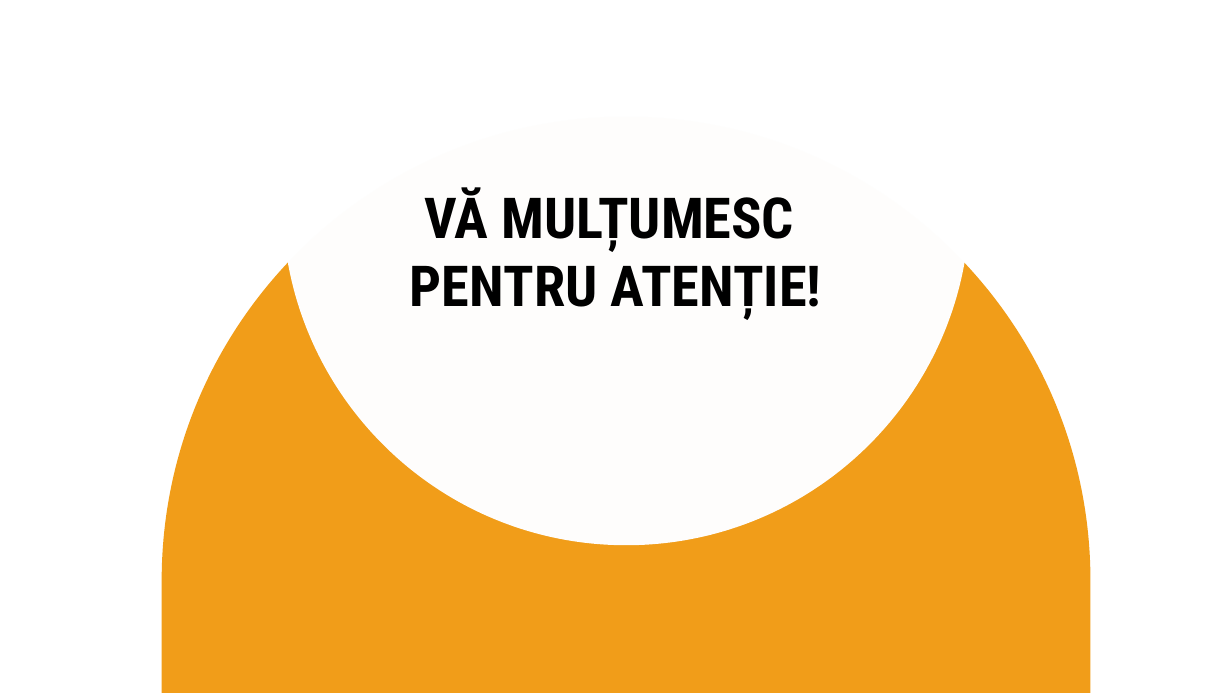
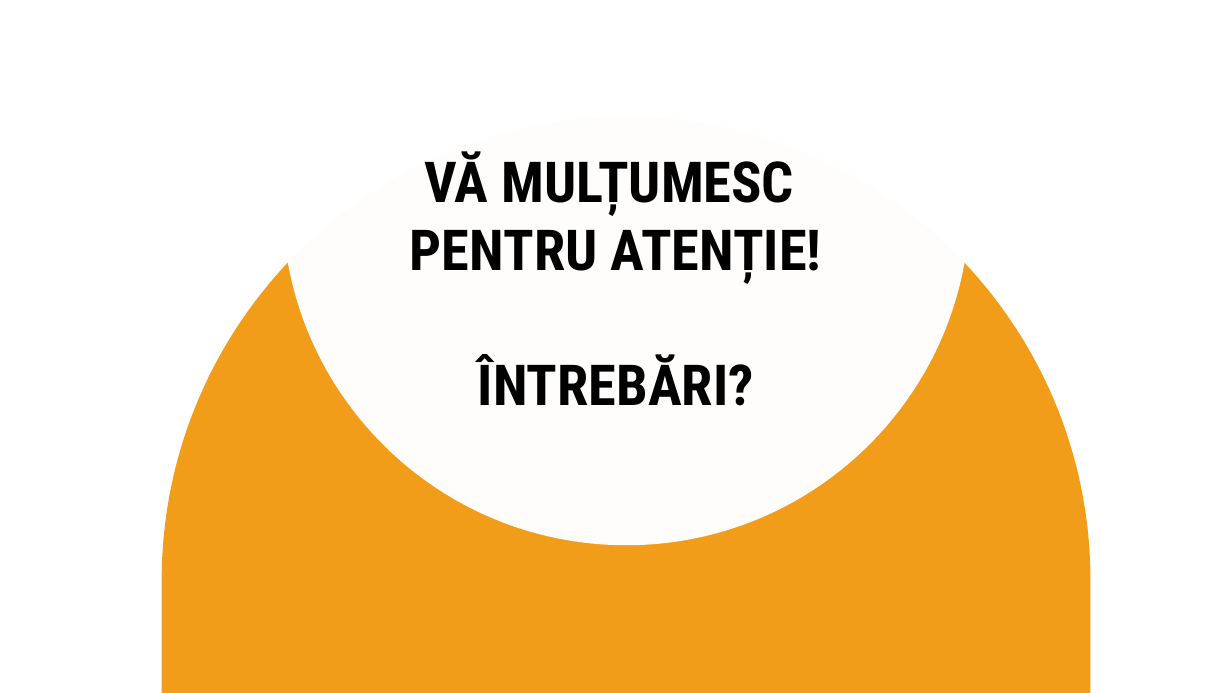
Before and after one commit to ancamariac/phishing-detection, a slide deck: slide 18 of documentation/prezentare_Ciuciu_Anca.pptx (slide 12 before the commit). Drawn at 1232x693 pixels with LibreOffice and Linux fonts; fonts in the diff are those of the drawing. Boxes give left, top, right and bottom in pixels: in the first picture for what was removed or moved away, otherwise in the second. Text is boxed around its words. In the diff, an @@ line names an element or a change of style, - is before the commit and + after.

```diff
--- a/documentation/prezentare_Ciuciu_Anca.pptx
+++ b/documentation/prezentare_Ciuciu_Anca.pptx
@@ text "VĂ MULȚUMESC": place and size @@
-text "VĂ MULȚUMESC" at [410, 187, 822, 319]
+text "VĂ MULȚUMESC" at [410, 151, 822, 406]
@@ text at [478, 354, 754, 406]: paragraph added @@
+ÎNTREBĂRI?
```
Also in this commit, not shown: 4 other slides changed, 12 slides added, 6 slides removed.
